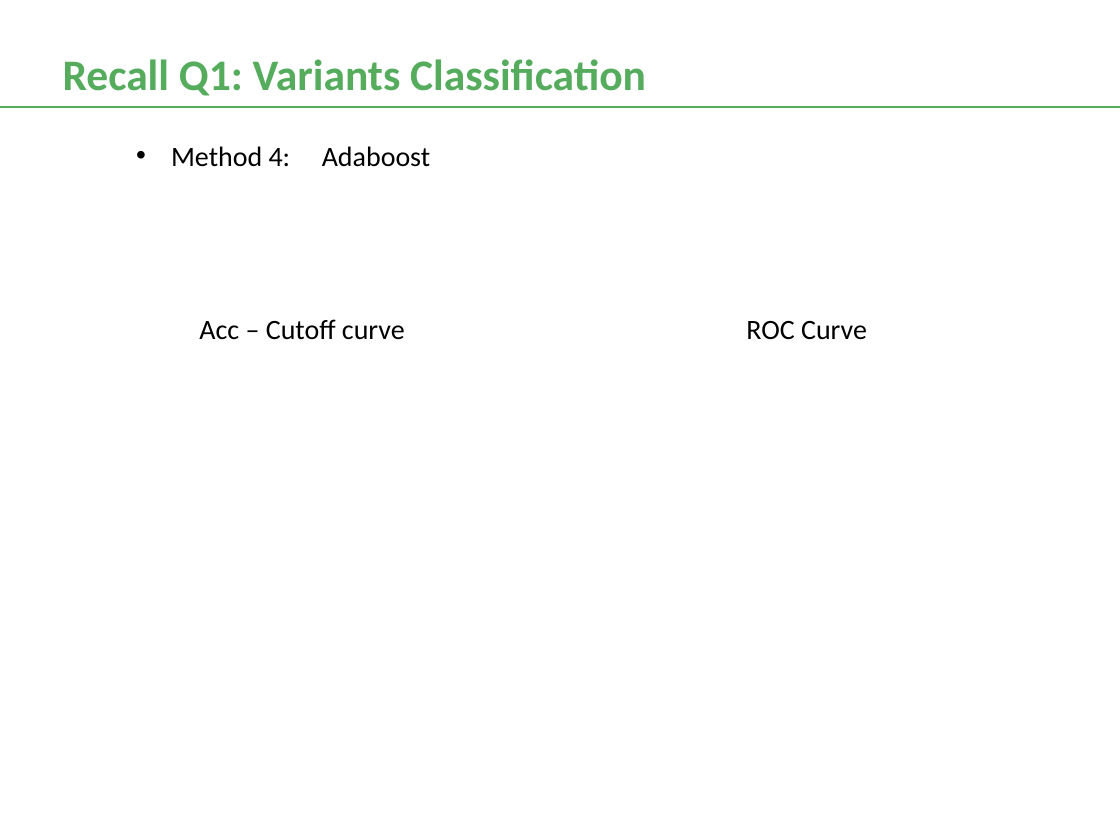
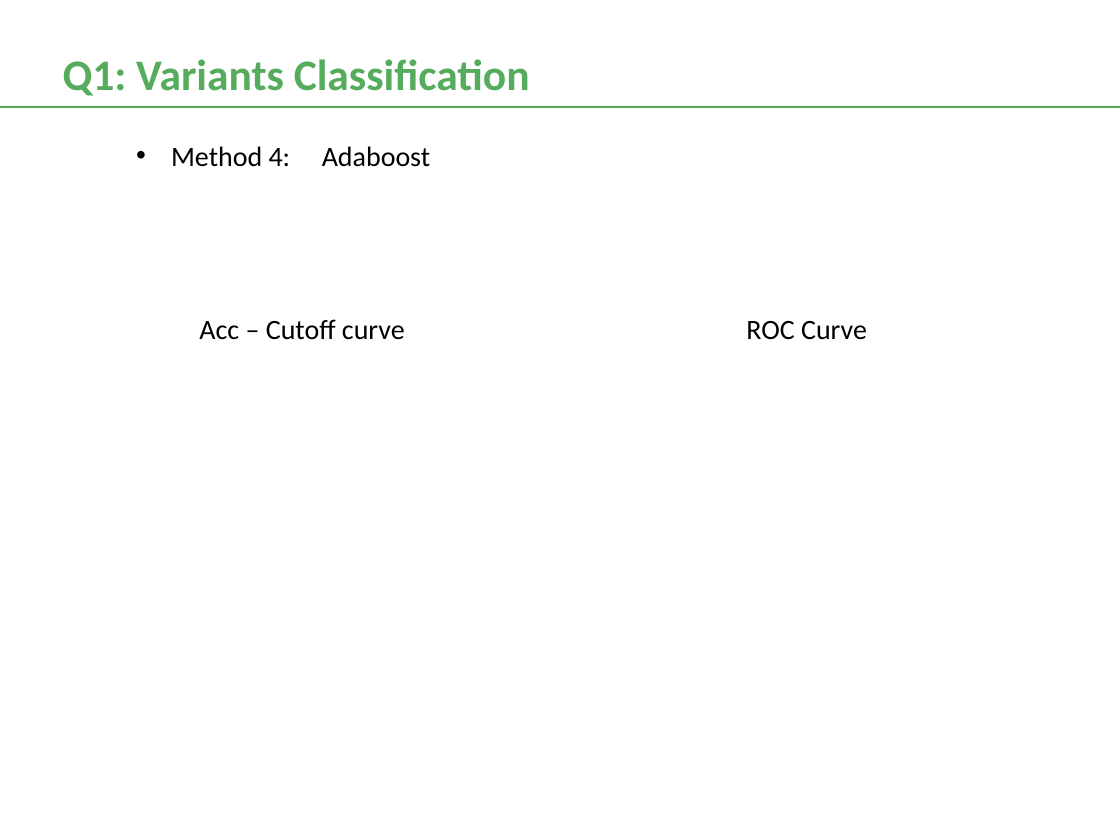
Before and after one commit to frostace/BinaryClassification, a slide deck: slide 12 of DataSciencePres.pptx (slide 13 before the commit). Drawn at 1120x840 pixels with LibreOffice and Linux fonts; fonts in the diff are those of the drawing. Boxes give left, top, right and bottom in pixels: in the first picture for what was removed or moved away, otherwise in the second. Text is boxed around its words. In the diff, an @@ line names an element or a change of style, - is before the commit and + after.

```diff
--- a/DataSciencePres.pptx
+++ b/DataSciencePres.pptx
@@ text at [63, 59, 530, 96]: text changed @@
-Recall Q1: Variants Classification
+Q1: Variants Classification
```
Also in this commit, not shown: 5 other slides changed, 1 slide added, 1 slide removed, 19 other files.
